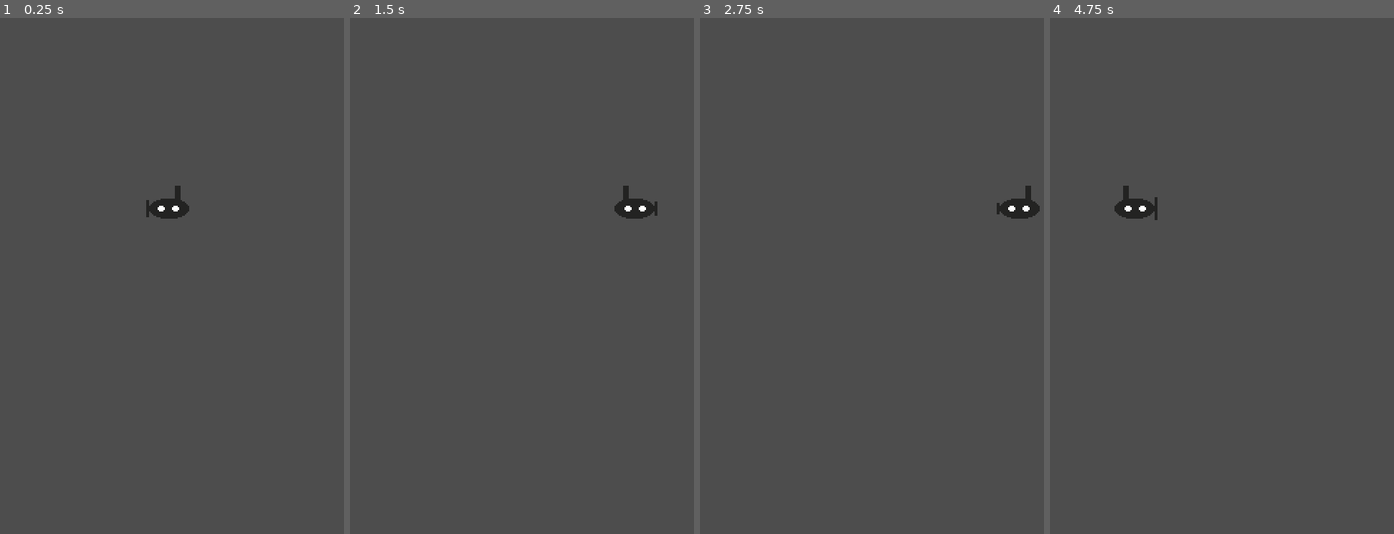
Above: before the commit, frames 1-4 (left to right).
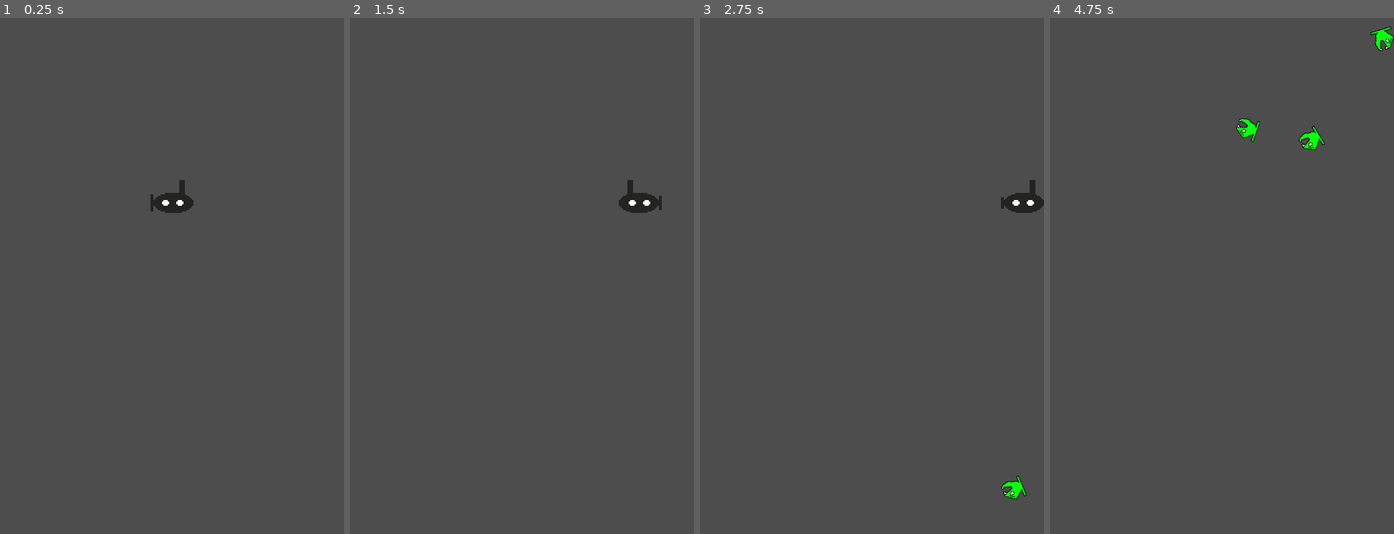
Above: after the commit, the same moments.

Repository: seb-navarro/Endless_Depth
Game: Godot game, scene res://Main/Main.tscn
Two runs of this game, one before a commit and one after it. Both use one fixed random seed, a clock stepped at 60 frames per second and the inputs below. Before the commit the project has no main scene; this scene is started directly in both runs.
Inputs:
- Up to frame 1 (0.25 s): no input
- Up to frame 2 (1.5 s): tap Enter at 0.5 s; hold D (move_right) 0.53-1.28 s; hold A (move_left) from 1.28 s (still down)
- Up to frame 3 (2.75 s): release A (move_left) at 2.03 s; hold D (move_right) from 2.03 s (still down)
- Up to frame 4 (4.75 s): release D (move_right) at 3.53 s; hold A (move_left) from 3.53 s (still down)

The runs differ from the first frame. In frame 1, 0.4% of the frame differs, in the area x 42-57%, y 31-39%; in frame 2, 0.4%; in frame 3, 0.6%; in frame 4, 1.0%, in the area x 18-100%, y 1-40%.

Commit message:
Started coding script for main scene

Diff:
--- a/Main/Main.tscn
+++ b/Main/Main.tscn
@@ -1,6 +1,8 @@
-[gd_scene load_steps=3 format=3 uid="uid://dliulwqq7o3kf"]
+[gd_scene load_steps=5 format=3 uid="uid://dliulwqq7o3kf"]
 
 [ext_resource type="PackedScene" uid="uid://wp7styrjr6eh" path="res://Player/Player.tscn" id="1_75qh5"]
+[ext_resource type="Script" path="res://Main/main.gd" id="1_bguby"]
+[ext_resource type="PackedScene" uid="uid://1u56hh1j6n4d" path="res://Enemies/BadFish/BadFish.tscn" id="2_22who"]
 
 [sub_resource type="Curve2D" id="Curve2D_loo8f"]
 _data = {
@@ -9,6 +11,8 @@
 point_count = 5
 
 [node name="main" type="Node"]
+script = ExtResource("1_bguby")
+enemy_scene = ExtResource("2_22who")
 
 [node name="Player" parent="." instance=ExtResource("1_75qh5")]
 
@@ -28,3 +32,8 @@
 curve = SubResource("Curve2D_loo8f")
 
 [node name="EnemySpawnLocation" type="PathFollow2D" parent="EnemyPath"]
+
+[connection signal="hit" from="Player" to="." method="_on_player_hit"]
+[connection signal="timeout" from="EnemyTimer" to="." method="_on_enemy_timer_timeout"]
+[connection signal="timeout" from="FuelDeplete" to="." method="_on_fuel_deplete_timeout"]
+[connection signal="timeout" from="StartTimer" to="." method="_on_start_timer_timeout"]
--- /dev/null
+++ b/Main/main.gd
@@ -0,0 +1,55 @@
+extends Node
+
+@export var enemy_scene: PackedScene
+var fuel = 100
+
+
+# Called when the node enters the scene tree for the first time.
+func _ready() -> void:
+	new_game()
+
+
+# Called every frame. 'delta' is the elapsed time since the previous frame.
+func _process(delta: float) -> void:
+	if fuel == 0:
+		game_over()
+
+
+func _on_player_hit() -> void:
+	fuel -= 10
+
+func new_game():
+	fuel = 100
+	$Player.start($StartPosition.position)
+	$StartTimer.start()
+
+func _on_enemy_timer_timeout() -> void:
+	var enemy = enemy_scene.instantiate()
+
+	var enemy_spawn_location = $EnemyPath/EnemySpawnLocation
+	enemy_spawn_location.progress_ratio = randf()
+
+	var direction = enemy_spawn_location.rotation + PI / 2
+
+	enemy.position = enemy_spawn_location.position
+
+	direction += randf_range(-PI / 4, PI / 4)
+	enemy.rotation = direction
+
+	var velocity = Vector2(randf_range(150.0, 250.0), 0.0)
+	enemy.linear_velocity = velocity.rotated(direction)
+
+	add_child(enemy)
+
+
+func _on_fuel_deplete_timeout() -> void:
+	fuel -= 1
+
+
+func _on_start_timer_timeout() -> void:
+	$EnemyTimer.start()
+	$FuelDeplete.start()
+
+func game_over():
+	$EnemyTimer.stop()
+	$FuelDeplete.stop()
--- a/Player/Player.gd
+++ b/Player/Player.gd
@@ -36,9 +36,9 @@
 func _on_body_entered(body: Node2D) -> void:
 	hide() # Player disappears after being hit.
 	hit.emit()
-	$CollisionShape2D.set_deferred("disabled", true)
+	$CollisionPolygon2D.set_deferred("disabled", true)
 
 func start(pos):
 	position = pos
 	show()
-	$CollisionShape2D.disabled = false
+	$CollisionPolygon2D.disabled = false
--- a/project.godot
+++ b/project.godot
@@ -11,6 +11,7 @@
 [application]
 
 config/name="endless depth"
+run/main_scene="res://Main/Main.tscn"
 config/features=PackedStringArray("4.3", "Mobile")
 
 [display]
